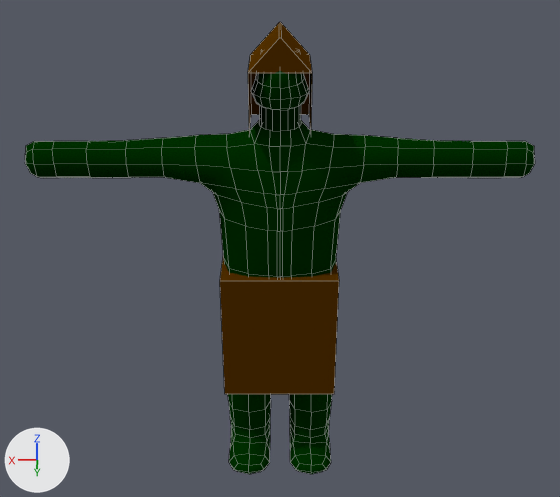
A saved change to the Blender file assets/models/goblin/goblin-low-res-with-rigging-with-animation.blend.
Both versions are drawn from a 50 mm camera at (0.0, 8.92, 8.29) aimed at (0.0, -1.01, 2.91). The lights are fixed; the arrows at lower left show +X, +Y and +Z. Mesh edges are drawn as thin lines.

The scene before the commit, as lines of its bpy script (objects in view):
```python
me_cube = bpy.data.meshes.new('Cube')
me_cube.from_pydata(...)  # 12 vertices, 9 faces; spans x -1.0..1.0, y -1.0..1.0, z -4.87..1.0
me_cube.materials.append(mat_material_001)  # brown #553200
me_cube_001 = bpy.data.meshes.new('Cube.001')
me_cube_001.from_pydata(...)  # 555 vertices, 568 faces; spans x -0.51..0.63, y -3.13..3.13, z -3.33..2.76
me_cube_001.polygons.foreach_set('use_smooth', [True] * 568)
me_cube_001.materials.append(mat_material)  # dark green #003000
me_cube_002 = bpy.data.meshes.new('Cube.002')
me_cube_002.from_pydata([(-1.0, -1.0, -1.0), (-1.0, 1.0, -1.0), (1.0, 1.0, -1.0), (1.0, -1.0, -1.0), (-1.0, -1.0, 1.0), (-1.0, 1.0, 1.0), (1.0, 1.0, 1.0), (1.0, -1.0, 1.0)], [], [(5, 6, 2, 1), (7, 4, 0, 3), (7, 6, 5, 4)])
me_cube_002.materials.append(mat_material_001)  # brown #553200
ob_cube = bpy.data.objects.new('Cube', me_cube_001)
ob_cube.parent = ob_cube_001
ob_cube.matrix_parent_inverse = Matrix(((2.833, 0.0, 0.0, 0.0), (0.0, 2.512, 0.0, -0.305), (0.0, 0.0, 5.254, -32.09), (0.0, 0.0, 0.0, 1.0)))
ob_cube.location = (0.0, 0.0, 3.37)
ob_cube.rotation_euler = (0.0, 0.0, 1.571)  # degrees (0, 0, 90)
ob_cube_001 = bpy.data.objects.new('Cube.001', me_cube)
ob_cube_001.location = (0.0, 0.12, 6.11)
ob_cube_001.rotation_euler = (0.0, 0.0, 12.57)  # degrees (0, 0, 0)
ob_cube_001.scale = (0.353, 0.398, 0.19)
ob_cube_002 = bpy.data.objects.new('Cube.002', me_cube_002)
ob_cube_002.parent = ob_cube
ob_cube_002.matrix_parent_inverse = Matrix(((0.0, 1.0, 0.0, 0.0), (-1.0, 0.0, 0.0, 0.0), (0.0, 0.0, 1.0, -3.37), (0.0, 0.0, 0.0, 1.0)))
ob_cube_002.location = (0.00649, -0.00647, 2.315)
ob_cube_002.scale = (0.757, 0.448, 0.907)
```
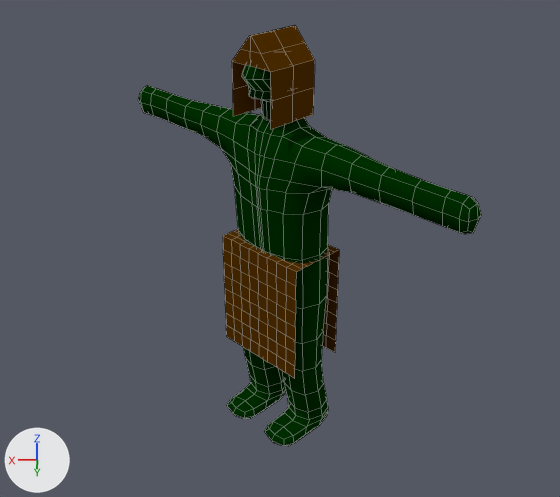
Where the change shows, as pixel boxes [x1, y1, x2, y2] in the pictures (560 x 497 px):
```json
{"object": "Cube", "change": "moved, turned", "before": [25, 71, 535, 474], "after": [138, 64, 481, 446]}
{"object": "Cube.002", "change": "moved, turned", "before": [220, 255, 339, 394], "after": [223, 229, 339, 378]}
{"object": "Cube.001", "change": "moved, turned", "before": [248, 22, 312, 133], "after": [232, 25, 315, 129]}
```

Scene script edits in JSON lines:
```json
{"op": "set", "path": "ob_cube_001.location", "old": "(0.0, 0.12, 6.11)", "new": "(0.09, -1.0, 5.85)"}
{"op": "set", "path": "ob_cube_001.rotation_euler", "old": "(0.0, 0.0, 12.57)", "new": "(0.0, 0.0, -0.785)", "note": "degrees (0, 0, 0) -> degrees (0, 0, -45)"}
{"op": "remove", "block": "ob_cube", "code": "ob_cube.parent = ob_cube_001"}
{"op": "remove", "block": "ob_cube", "code": "ob_cube.matrix_parent_inverse = Matrix(((2.833, 0.0, 0.0, 0.0), (0.0, 2.512, 0.0, -0.305), (0.0, 0.0, 5.254, -32.09), (0.0, 0.0, 0.0, 1.0)))"}
{"op": "set", "path": "ob_cube.location", "old": "(0.0, 0.0, 3.37)", "new": "(0.0, -1.085, 3.11)"}
{"op": "set", "path": "ob_cube.rotation_euler", "old": "(0.0, 0.0, 1.571)", "new": "(0.0, 0.0, 0.785)", "note": "degrees (0, 0, 90) -> degrees (0, 0, 45)"}
{"op": "remove", "block": "ob_cube_002", "code": "ob_cube_002.parent = ob_cube"}
{"op": "remove", "block": "ob_cube_002", "code": "ob_cube_002.matrix_parent_inverse = Matrix(((0.0, 1.0, 0.0, 0.0), (-1.0, 0.0, 0.0, 0.0), (0.0, 0.0, 1.0, -3.37), (0.0, 0.0, 0.0, 1.0)))"}
{"op": "set", "path": "ob_cube_002.location", "old": "(0.00649, -0.00647, 2.315)", "new": "(0.0000161, -1.095, 2.055)"}
{"op": "set", "path": "ob_cube_002.rotation_euler", "old": "(0.0, 0.0, 0.0)", "new": "(0.0, 0.0, -0.785)", "note": "degrees (0, 0, 0) -> degrees (0, 0, -45)"}
```
